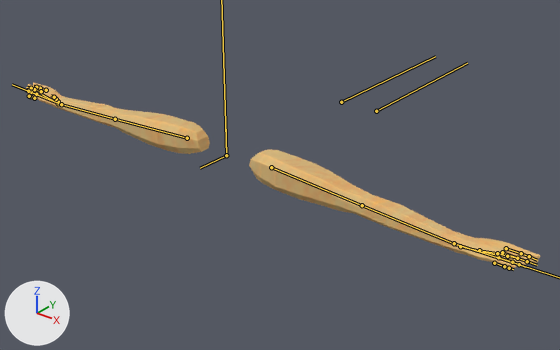
A saved change to the FBX model Assets/Art/Models/Armtest/Hands.fbx.
Camera for both pictures: a 50 mm camera at (94.9, -102.0, 63.1) aimed at (2.6, 13.4, -8.5). Arrows for +X, +Y and +Z are at lower left; the lights stay in place. The bones that bend it are drawn over the model as lines.

Names of what the first picture shows: 'Arms'.
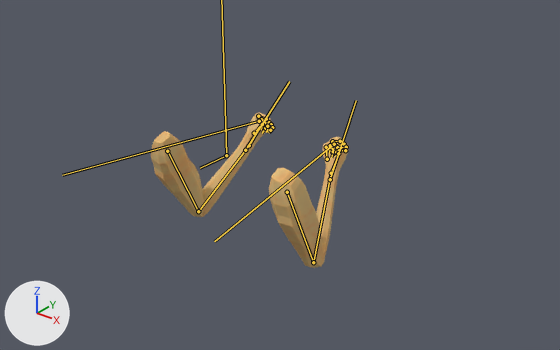
The newer file adds an action. The first version stands in its rest pose; the second is drawn at frame 14 of the action 'ArmRig|Daggers_Unique'.

Where the change shows, as pixel boxes (x1, y1, x2, y2) in the pictures (560 x 350 px):
'Arms', posed (61% narrower, 16% shorter)
    before: (26, 83, 540, 268)
    after: (151, 113, 349, 268)
bone 'upper_arm_L', root to tip
    before: (187, 138) to (115, 119)
    after: (167, 151) to (198, 211)
bone 'lower_arm_L', root to tip
    before: (115, 119) to (60, 104)
    after: (198, 211) to (247, 147)
bone 'hand_L', root to tip
    before: (58, 103) to (42, 94)
    after: (249, 145) to (262, 123)
bone 'index_01_L', root to tip
    before: (46, 90) to (40, 88)
    after: (258, 116) to (266, 119)
bone 'index_02_L', root to tip
    before: (40, 88) to (36, 87)
    after: (266, 119) to (263, 124)
bone 'middle_01_L', root to tip
    before: (41, 91) to (34, 89)
    after: (261, 119) to (269, 122)
bone 'middle_02_L', root to tip
    before: (34, 89) to (31, 88)
    after: (269, 122) to (265, 128)
bone 'ring_01_L', root to tip
    before: (36, 94) to (31, 92)
    after: (264, 122) to (271, 124)
bone 'ring_02_L', root to tip
    before: (31, 92) to (28, 91)
    after: (271, 124) to (268, 128)
bone 'little_01_L', root to tip
    before: (34, 98) to (30, 96)
    after: (268, 126) to (272, 127)
bone 'little_02_L', root to tip
    before: (30, 96) to (29, 96)
    after: (272, 127) to (270, 130)
bone 'thumb_01_L', root to tip
    before: (58, 101) to (56, 99)
    after: (254, 133) to (262, 124)
bone 'thumb_02_L', root to tip
    before: (56, 99) to (54, 97)
    after: (262, 124) to (267, 126)
bone 'thumb_03_L', root to tip
    before: (54, 97) to (51, 95)
    after: (267, 126) to (267, 132)
bone 'wrist_L', root to tip
    before: (61, 104) to (12, 84)
    after: (245, 150) to (289, 81)
bone 'upper_arm_R', root to tip
    before: (271, 167) to (362, 205)
    after: (287, 192) to (313, 262)
bone 'lower_arm_R', root to tip
    before: (362, 205) to (457, 245)
    after: (313, 262) to (330, 175)
bone 'hand_R', root to tip
    before: (460, 246) to (497, 255)
    after: (331, 173) to (341, 147)
bone 'index_01_R', root to tip
    before: (506, 248) to (521, 253)
    after: (340, 141) to (332, 141)
bone 'index_02_R', root to tip
    before: (521, 253) to (529, 256)
    after: (332, 141) to (330, 147)
bone 'middle_01_R', root to tip
    before: (502, 252) to (517, 258)
    after: (344, 144) to (335, 145)
bone 'middle_02_R', root to tip
    before: (517, 258) to (527, 261)
    after: (335, 145) to (333, 151)
bone 'ring_01_R', root to tip
    before: (498, 257) to (512, 262)
    after: (346, 147) to (337, 147)
bone 'ring_02_R', root to tip
    before: (512, 262) to (519, 264)
    after: (337, 147) to (336, 152)
bone 'little_01_R', root to tip
    before: (494, 263) to (504, 266)
    after: (345, 150) to (339, 150)
bone 'little_02_R', root to tip
    before: (504, 266) to (509, 268)
    after: (339, 150) to (338, 153)
bone 'thumb_01_R', root to tip
    before: (479, 250) to (497, 253)
    after: (327, 159) to (326, 147)
bone 'thumb_02_R', root to tip
    before: (497, 253) to (507, 256)
    after: (326, 147) to (330, 145)
bone 'thumb_03_R', root to tip
    before: (507, 256) to (518, 258)
    after: (330, 145) to (333, 150)

What the commit changed:
Bone 'upper_arm_L' (bone_upper_arm_l) moves from (0.0, 0.0, 0.0) to (-0.9, 4.8, -3.6).
Bone 'upper_arm_L' (bone_upper_arm_l) turns from (0, 0, 0) to (-79, -28, -15) degrees about its own x, y and z.
Bone 'lower_arm_L' (bone_lower_arm_l) turns from (0, 0, 0) to (-8, -12, -115) degrees about its own x, y and z.
Bone 'hand_L' (bone_hand_l) turns from (0, 0, 0) to (14, 13, 11) degrees about its own x, y and z.
Bone 'index_01_L' (bone_index_01_l) turns from (0, 0, 0) to (-89, 0, -15) degrees about its own x, y and z.
Bone 'index_02_L' (bone_index_02_l) turns from (0, 0, 0) to (-89, 0, 0) degrees about its own x, y and z.
Bone 'middle_01_L' (bone_middle_01_l) turns from (0, 0, 0) to (-88, 0, 0) degrees about its own x, y and z.
Bone 'middle_02_L' (bone_middle_02_l) turns from (0, 0, 0) to (-88, 0, 0) degrees about its own x, y and z.
Bone 'ring_01_L' (bone_ring_01_l) turns from (0, 0, 0) to (-88, 0, 0) degrees about its own x, y and z.
Bone 'ring_02_L' (bone_ring_02_l) turns from (0, 0, 0) to (-88, 0, 0) degrees about its own x, y and z.
Bone 'little_01_L' (bone_little_01_l) turns from (0, 0, 0) to (-88, 0, 0) degrees about its own x, y and z.
Bone 'little_02_L' (bone_little_02_l) turns from (0, 0, 0) to (-88, 0, 0) degrees about its own x, y and z.
Bone 'thumb_01_L' (bone_thumb_01_l) turns from (0, 0, 0) to (-23, 22, -11) degrees about its own x, y and z.
Bone 'thumb_02_L' (bone_thumb_02_l) turns from (0, 0, 0) to (-66, 0, 0) degrees about its own x, y and z.
Bone 'thumb_03_L' (bone_thumb_03_l) turns from (0, 0, 0) to (-66, 0, 0) degrees about its own x, y and z.
Bone 'wrist_L' (bone_wrist_l) moves from (0.0, 0.0, 0.0) to (0.0, -0.2, 0.0).
Bone 'wrist_L' (bone_wrist_l) turns from (0, 0, 0) to (7, 3, 4) degrees about its own x, y and z.
Bone 'upper_arm_R' (bone_upper_arm_r) moves from (0.0, 0.0, 0.0) to (0.7, 4.8, -3.2).
Bone 'upper_arm_R' (bone_upper_arm_r) turns from (0, 0, 0) to (-84, 26, 9) degrees about its own x, y and z.
Bone 'lower_arm_R' (bone_lower_arm_r) turns from (0, 0, 0) to (-8, 12, 116) degrees about its own x, y and z.
Bone 'hand_R' (bone_hand_r) turns from (0, 0, 0) to (3, -33, -11) degrees about its own x, y and z.
Bone 'index_01_R' (bone_index_01_r) turns from (0, 0, 0) to (-85, -8, 9) degrees about its own x, y and z.
Bone 'index_02_R' (bone_index_02_r) turns from (0, 0, 0) to (-85, 0, 0) degrees about its own x, y and z.
Bone 'middle_01_R' (bone_middle_01_r) turns from (0, 0, 0) to (-91, 0, 0) degrees about its own x, y and z.
Bone 'middle_02_R' (bone_middle_02_r) turns from (0, 0, 0) to (-91, 0, 0) degrees about its own x, y and z.
Bone 'ring_01_R' (bone_ring_01_r) turns from (0, 0, 0) to (-91, 0, 0) degrees about its own x, y and z.
Bone 'ring_02_R' (bone_ring_02_r) turns from (0, 0, 0) to (-91, 0, 0) degrees about its own x, y and z.
Bone 'little_01_R' (bone_little_01_r) turns from (0, 0, 0) to (-93, 0, 0) degrees about its own x, y and z.
Bone 'little_02_R' (bone_little_02_r) turns from (0, 0, 0) to (-93, 0, 0) degrees about its own x, y and z.
Bone 'thumb_01_R' (bone_thumb_01_r) turns from (0, 0, 0) to (-21, -28, 10) degrees about its own x, y and z.
Bone 'thumb_02_R' (bone_thumb_02_r) turns from (0, 0, 0) to (-52, 0, 0) degrees about its own x, y and z.
Bone 'thumb_03_R' (bone_thumb_03_r) turns from (0, 0, 0) to (-52, 0, 0) degrees about its own x, y and z.
Bone 'wrist_R' (bone_wrist_r) moves from (0.0, 0.0, 0.0) to (0.0, -0.3, 0.0).
Bone 'wrist_R' (bone_wrist_r) turns from (0, 0, 0) to (2, -11, -4) degrees about its own x, y and z.
